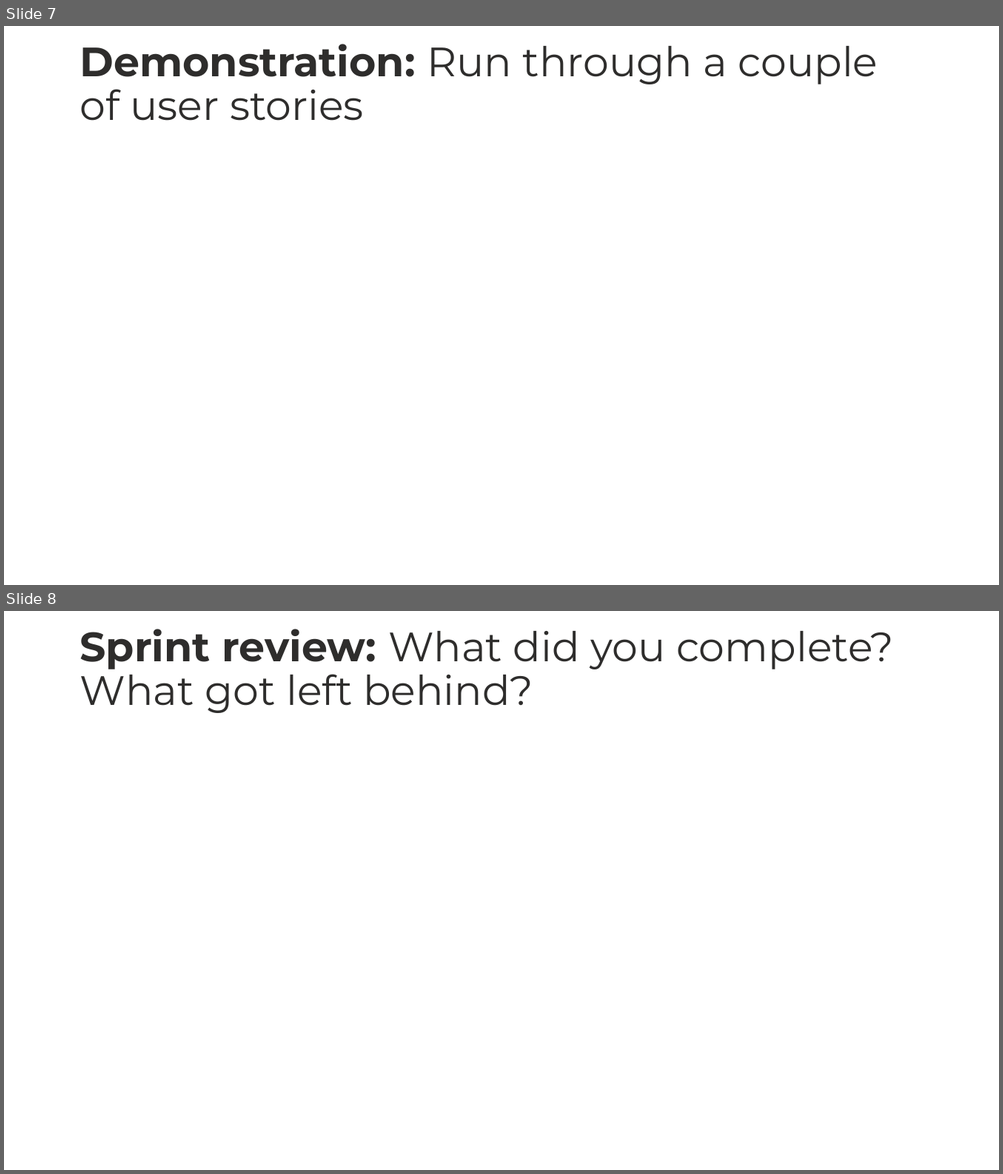
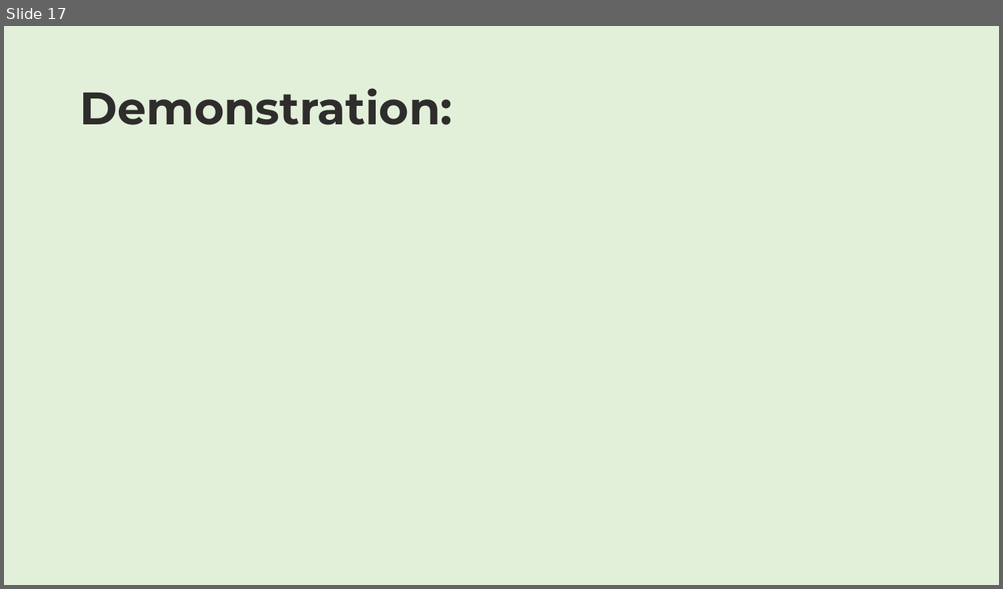
Before and after one commit to shivalasvegas/HobbyProject, a slide deck: PROJECT_FILES/hobbyProject_shefeltgood.pptx. Shown one above the other, each under a label of ours: slides 7 and 8 before the commit, slide 17 after it. The pictures are 1003x1174 and 1003x589 pixels, drawn with LibreOffice and Linux fonts; fonts in the diff are those of the drawing. Boxes give left, top, right and bottom in pixels: in the first picture for what was removed or moved away, otherwise in the second. Text is boxed around its words. In the diff, an @@ line names an element or a change of style, - is before the commit and + after.

```diff
--- a/PROJECT_FILES/hobbyProject_shefeltgood.pptx
+++ b/PROJECT_FILES/hobbyProject_shefeltgood.pptx
@@ slide 8 removed at <box>4,611,999,1170</box>, background #FFFFFF @@
@@ title removed at <box>79,629,893,713</box> @@
-Sprint review: What did you complete? What got left behind?
@@ what was slide 7 is now slide 17 @@
@@ slide 17 changed as well @@
@@ background #FFFFFF to #E2F0D9 @@
@@ title at <box>79,88,452,125</box>: text changed; size 39.6 to 44 pt; bold on @@
-Demonstration: Run through a couple of user stories
+Demonstration:
```
Also in this commit, not shown: 4 other slides changed, 14 slides added, 7 other slides removed, 51 other files.
